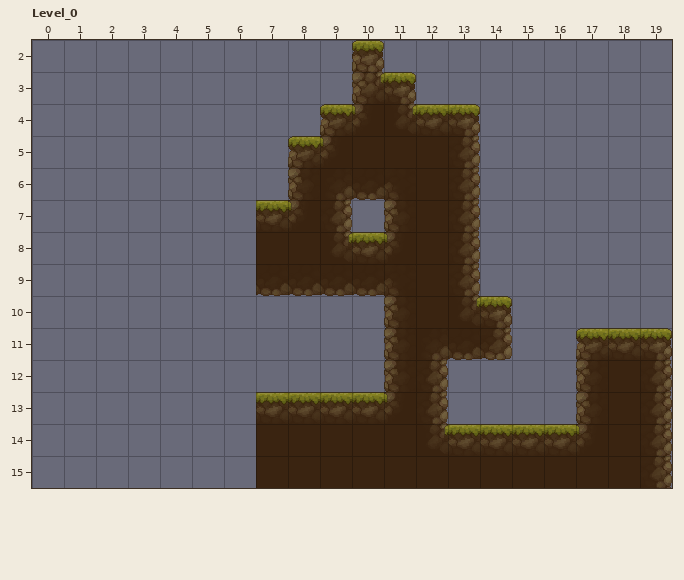
LDtk project, stored at ressources/main.ldtk. The first picture shows the starting point.
Cells are 32x32 px. Shown: Level_0 x 0..19, y 2..15. The commit also changed other parts of the map, which this record leaves out. The old version is drawn lined up with the new one.
The result:
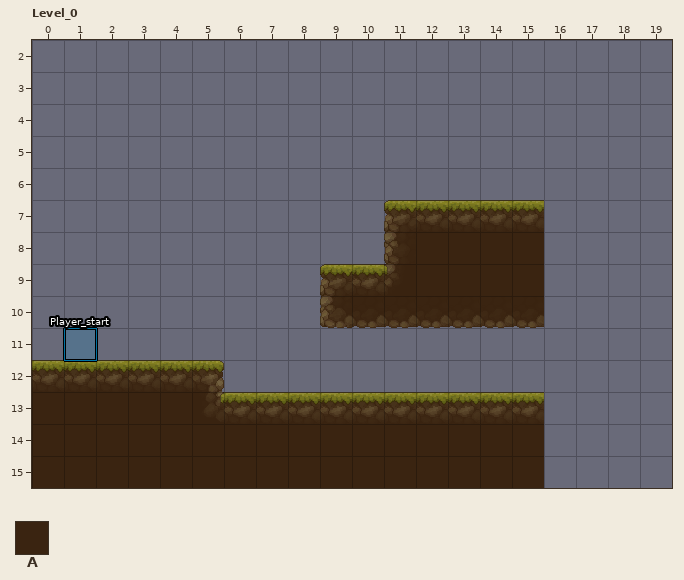
Key: from "Ground": A 1.
_ is an empty cell, . an unchanged one.
Objects are placed by their top-left corner, in cells (3,4 is the top-left corner of cell 3,4); size is 1x1 cell unless given.
The edit:
map size 21x15 -> 16x16 cells (old content now starts at 7,1; both pictures use the new coordinates)
--- layer "Ground"
@@ x 0..19 @@
- 2 ..........A.........
- 3 ..........AA........
- 4 .........AAAAA......
- 5 ........AAAAAA......
- 6 ........AAAAAA......
- 7 .......AAA....__....
- 8 .......AAAA...__....
- 9 .......AA.....__....
-10 .........__...._....
-11 ...........AAAA..AAA
-12 ______.....AA....AAA
-13 _______......___.AAA
-14 _______.........AAAA
-15 _______.........AAAA
+ 2 .........._.........
+ 3 ..........__........
+ 4 ........._____......
+ 5 ........______......
+ 6 ........______......
+ 7 .......___....AA....
+ 8 .......____...AA....
+ 9 .......__.....AA....
+10 .........AA....A....
+11 ...........____..___
+12 AAAAAA.....__....___
+13 AAAAAAA......AAA.___
+14 AAAAAAA.........____
+15 AAAAAAA.........____
--- layer "Information" (added)
+"Player_start" rectangle at 1,11
